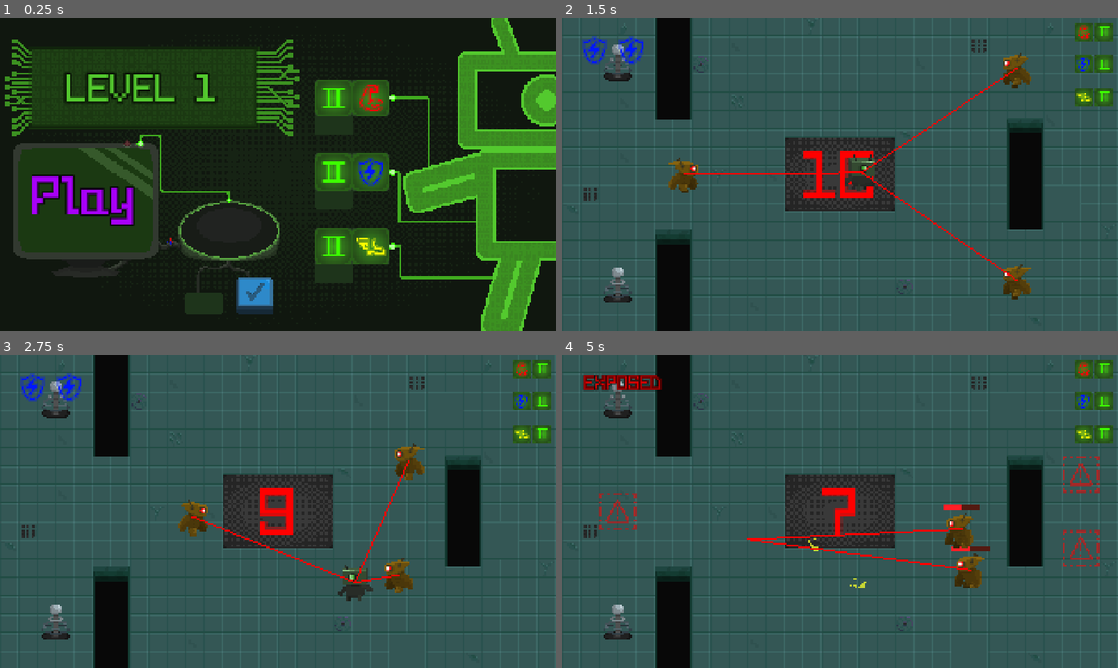
Above: before the commit, frames 1-4 (two rows, left to right).
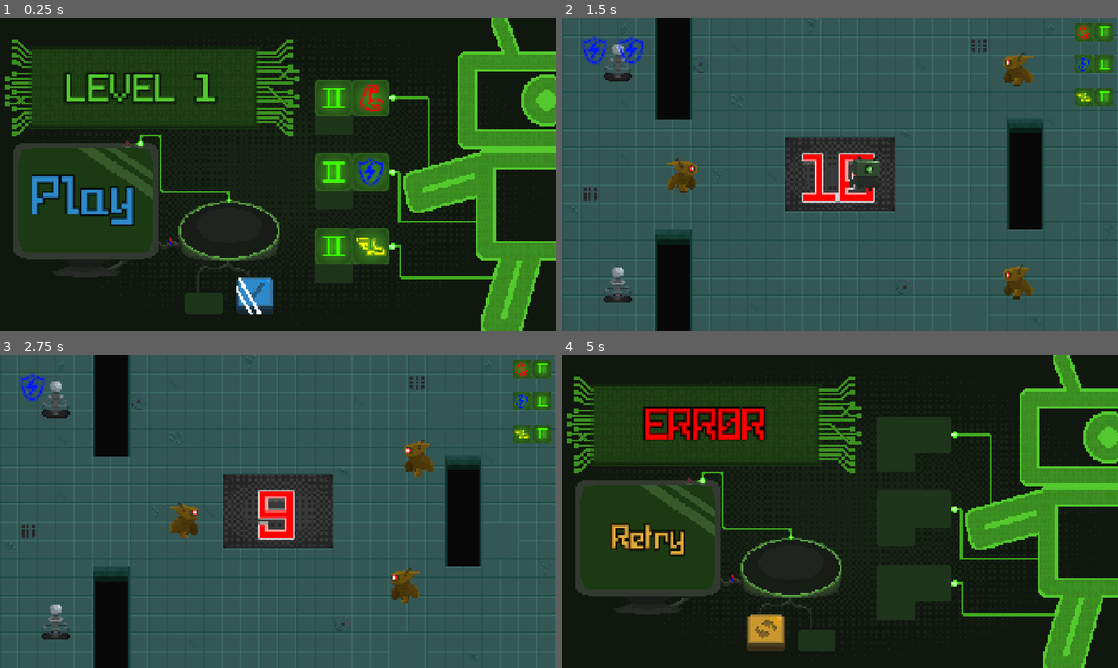
Above: after the commit, the same moments.

Repository: Paul-Sml/GameJam-gmtk2026
Game: Godot game, scene res://main_menu.tscn
Two runs of this game, one before a commit and one after it. Both use one fixed random seed, a clock stepped at 60 frames per second and the inputs below.
Inputs (mouse positions are in pixels of both pictures, inside the frame that each line leads up to):
- Up to frame 1 (0.25 s): no input
- Up to frame 2 (1.5 s): click (817, 296) at 0.5 s; tap Enter at 1.25 s; move the mouse to (962, 158) at 1.27 s; hold Right (right) from 1.28 s (still down); click (962, 158) at 1.35 s
- Up to frame 3 (2.75 s): move the mouse to (166, 527) at 2.02 s; release Right (right) at 2.03 s; hold Down (down) from 2.03 s (still down); click (166, 527) at 2.1 s
- Up to frame 4 (5 s): move the mouse to (895, 442) at 2.77 s; release Down (down) at 2.78 s; hold Right (right) 2.78-3.53 s; click (895, 442) at 2.85 s; move the mouse to (812, 574) at 3.52 s; hold Up (up) 3.53-4.28 s; click (812, 574) at 3.6 s; move the mouse to (1006, 558) at 4.27 s; hold Left (left) from 4.28 s (still down); click (1006, 558) at 4.35 s

The runs differ from the first frame. In frame 1, 1.2% of the frame differs, in the area x 5-47%, y 50-95%; in frame 2, 1.6%; in frame 3, 2.9%; in frame 4, 95%, in the area x 0-100%, y 0-100%.

Commit message:
polish post jam

Diff:
--- a/Entities/Enemies/enemy.gd
+++ b/Entities/Enemies/enemy.gd
@@ -9,7 +9,7 @@
 @export var speed: float = 250.0
 var knockback_velocity: Vector2 = Vector2.ZERO
 const KNOCKBACK_POWER: float = 1200
-@export var bounce_factor: float = 0.3
+@export var bounce_factor: float = 0.4
 
 var player: Node2D = null
 
--- a/Entities/Enemies/enemy.tscn
+++ b/Entities/Enemies/enemy.tscn
@@ -11,8 +11,8 @@
 [sub_resource type="StyleBoxFlat" id="StyleBoxFlat_vepnw"]
 bg_color = Color(1, 0.11764706, 0.14901961, 1)
 
-[sub_resource type="RectangleShape2D" id="RectangleShape2D_q5eq1"]
-size = Vector2(128, 128)
+[sub_resource type="RectangleShape2D" id="RectangleShape2D_a0u86"]
+size = Vector2(100, 100)
 
 [sub_resource type="AtlasTexture" id="AtlasTexture_4jf10"]
 atlas = ExtResource("2_4jf10")
@@ -78,13 +78,19 @@
 "speed": 5.0
 }]
 
+[sub_resource type="RectangleShape2D" id="RectangleShape2D_q5eq1"]
+size = Vector2(128, 128)
+
+[sub_resource type="RectangleShape2D" id="RectangleShape2D_oesqq"]
+size = Vector2(100, 100)
+
 [node name="Enemy" type="CharacterBody2D" unique_id=711083395 groups=["enemies"]]
 z_index = 1
 collision_layer = 8
 collision_mask = 8
 motion_mode = 1
 script = ExtResource("1_6rqwt")
-speed = 200.0
+speed = 180.0
 
 [node name="ProgressBar" type="ProgressBar" parent="." unique_id=1841249340]
 unique_name_in_owner = true
@@ -101,7 +107,7 @@
 show_percentage = false
 
 [node name="CollisionShape2D" type="CollisionShape2D" parent="." unique_id=249277601]
-shape = SubResource("RectangleShape2D_q5eq1")
+shape = SubResource("RectangleShape2D_a0u86")
 
 [node name="Sprite" type="AnimatedSprite2D" parent="." unique_id=562180700]
 unique_name_in_owner = true
@@ -126,10 +132,9 @@
 metadata/_custom_type_script = "uid://bdptp85u1de4u"
 
 [node name="CollisionShape2D" type="CollisionShape2D" parent="Hitbox" unique_id=1710623748]
-shape = SubResource("RectangleShape2D_q5eq1")
+shape = SubResource("RectangleShape2D_oesqq")
 
 [node name="NavigationAgent2D" type="NavigationAgent2D" parent="." unique_id=2088043151]
 unique_name_in_owner = true
 path_desired_distance = 0.1
 target_desired_distance = 0.1
-debug_enabled = true
--- a/Entities/Enemies/projectile.tscn
+++ b/Entities/Enemies/projectile.tscn
@@ -83,10 +83,10 @@
 
 [node name="Sprite2D" type="AnimatedSprite2D" parent="." unique_id=1358740519]
 rotation = 1.5707964
-scale = Vector2(4, 4)
+scale = Vector2(8, 8)
 sprite_frames = SubResource("SpriteFrames_h8c8n")
 autoplay = "default"
-frame_progress = 0.3092488
+frame_progress = 0.4505807
 
 [node name="Hurtbox" type="Area2D" parent="." unique_id=1935350998]
 collision_layer = 0
--- a/Entities/Enemies/self_projectile.tscn
+++ b/Entities/Enemies/self_projectile.tscn
@@ -5,7 +5,7 @@
 [ext_resource type="Texture2D" uid="uid://d0p4l1j1ysfor" path="res://Assets/Characters/Self-Flash-Sheet.png" id="3_s0o5n"]
 
 [sub_resource type="CircleShape2D" id="CircleShape2D_5mfqg"]
-radius = 64.0
+radius = 32.0
 
 [sub_resource type="AtlasTexture" id="AtlasTexture_4xwuc"]
 atlas = ExtResource("3_s0o5n")
@@ -75,6 +75,7 @@
 damage = 2
 isPlayer = true
 destroy_on_contact = true
+isNeg = true
 metadata/_custom_type_script = "uid://bdptp85u1de4u"
 
 [node name="CollisionShape2D" type="CollisionShape2D" parent="Hitbox" unique_id=706705197]
@@ -83,7 +84,7 @@
 
 [node name="Sprite2D" type="AnimatedSprite2D" parent="." unique_id=1358740519]
 rotation = 1.5707964
-scale = Vector2(4, 4)
+scale = Vector2(2, 2)
 sprite_frames = SubResource("SpriteFrames_s0o5n")
 autoplay = "default"
 frame_progress = 0.5899304
--- a/Entities/Player/Player.tscn
+++ b/Entities/Player/Player.tscn
@@ -73,7 +73,7 @@
 }]
 
 [sub_resource type="RectangleShape2D" id="RectangleShape2D_h8c8n"]
-size = Vector2(128, 128)
+size = Vector2(100, 100)
 
 [sub_resource type="RectangleShape2D" id="RectangleShape2D_vepnw"]
 size = Vector2(224, 160)
--- a/Entities/Player/player.gd
+++ b/Entities/Player/player.gd
@@ -27,20 +27,6 @@
 func _physics_process(delta: float) -> void:
 	attacking()
 	movement(delta)
-
-var teleport_distance_max: float:
-	get:
-		return 1000.0 if PlayerStats.resource.speed == -2 else 600.0
-
-var teleport_charge_rate: float:
-	get:
-		return 1000.0 if PlayerStats.resource.speed == -2 else 600.0
-
-var is_charging_teleport: bool = false
-var teleport_hold_time: float = 0.0
-var teleport_direction: Vector2 = Vector2.ZERO
-var teleport_ghost: Sprite2D = null
-
 
 func movement(delta: float) -> void:
 	if knockback_velocity.length() > 0:
@@ -83,18 +69,13 @@
 	%Sprite2D2.flip_h = velocity.x < 0
 	%Sprite2D2.position.x = abs(%Sprite2D2.position.x) * (1 if velocity.x >= 0 else -1)
 
-@export var teleport_distance: float = 360.0
-@export var teleport_cooldown_duration: float = 1.0
-
-var teleport_cooldown: float = 0.0
-
-
 var dash_distance_max: float:
 	get:
-		return 450.0 if PlayerStats.resource.speed == -2 else 300.0
-@export var dash_speed: float = 2400.0
-@export var dash_cooldown_duration: float = 0.5
-@export var ghost_spawn_interval: float = 0.02
+		#return 450.0 if PlayerStats.resource.speed == -2 else 300.0
+		return 420
+@export var dash_speed: float = 2000.0
+@export var dash_cooldown_duration: float = 0.4
+@export var ghost_spawn_interval: float = 0.035
 
 var dash_cooldown: float = 0.0
 var is_dashing: bool = false
@@ -134,20 +115,35 @@
 	dash_traveled = 0.0
 	ghost_timer = 0.0
 	is_invincible = true
+	a_sprite.modulate = Color(0.55, 0.9, 1.0, 1.0)*3
 
 	spawn_delayed_dash_projectile(direction, global_position)
 
+@export var projectile_spawn_offset: float = 128.0
+@export var projectile_convergence_angle: float = 14.0
 
 func spawn_delayed_dash_projectile(direction: Vector2, start_position: Vector2) -> void:
-	await get_tree().create_timer(0.5).timeout
-
-	var projectile := SELF_PROJECTILE.instantiate()
-	projectile.rotation = direction.angle()
-	get_parent().add_child(projectile)
-	projectile.global_position = start_position
-
-	if projectile.has_method("launch"):
-		projectile.launch(direction, dash_distance_max - 64, dash_speed)
+	await get_tree().create_timer(0.25).timeout
+
+	var perpendicular: Vector2 = direction.rotated(PI / 2)
+	var travel_distance: float = dash_distance_max - 64
+
+	var offsets: Array[float] = [-projectile_spawn_offset, 0.0, projectile_spawn_offset]
+
+	for offset in offsets:
+		var spawn_position: Vector2 = start_position + perpendicular * offset
+
+		# Angle vers le centre proportionnel au décalage (signe opposé à l'offset pour converger)
+		var angle_sign: float = -sign(offset)
+		var travel_direction: Vector2 = direction.rotated(deg_to_rad(projectile_convergence_angle * angle_sign))
+
+		var projectile := SELF_PROJECTILE.instantiate()
+		projectile.rotation = travel_direction.angle()
+		get_parent().add_child(projectile)
+		projectile.global_position = spawn_position
+
+		if projectile.has_method("launch"):
+			projectile.launch(travel_direction, travel_distance, dash_speed)
 
 func perform_dash_step(delta: float) -> void:
 	var move_amount: float = dash_speed * delta
@@ -171,6 +167,13 @@
 	velocity = Vector2.ZERO
 	dash_cooldown = dash_cooldown_duration
 	resolve_dash_overlap(dash_direction)
+	check_post_dash_overlap()
+	a_sprite.modulate = Color(1.0, 1.0, 1.0, 1.0)
+
+func check_post_dash_overlap() -> void:
+	for area in $HurtBox.get_overlapping_areas():
+		if area is Hitbox:  # adapte selon ta structure
+			receive_attack(area)
 
 func resolve_dash_overlap(direction: Vector2) -> void:
 	var step: float = 4.0
@@ -190,6 +193,7 @@
 	ghost_sprite.frame = ghost.frame
 	ghost_sprite.flip_h = ghost.flip_h
 	ghost_sprite.scale = Vector2(4, 4)
+	ghost_sprite.modulate = Color(0.55, 0.9, 1.0, 1.0)*3
 	ghost_sprite.modulate.a = 0.5
 	get_parent().add_child(ghost_sprite)
 	ghost_sprite.global_position = global_position
@@ -216,7 +220,7 @@
 		hit_box.monitorable = true
 
 		var attack_direction: Vector2 = Vector2.RIGHT.rotated(hit_box.rotation)
-		knockback_velocity += attack_direction * ATTACK_LUNGE_POWER
+		#knockback_velocity += attack_direction * ATTACK_LUNGE_POWER
 
 		await get_tree().create_timer(ATTACK_DURATION).timeout # TODO : Real timer
 		hit_box.visible = false
@@ -273,3 +277,5 @@
 	await get_tree().create_timer(INVINCIBILITY_DURATION).timeout
 	is_invincible = false
 	a_sprite.modulate.a = 1.0
+
+	check_post_dash_overlap()
--- a/Entities/hitbox.gd
+++ b/Entities/hitbox.gd
@@ -10,6 +10,7 @@
 @export var isPlayer: bool = false
 @export var destroy_on_contact: bool = false
 @export var push_from_center: bool = false
+@export var isNeg: bool = false
 
 func _ready() -> void:
 	monitoring = false
--- a/Entities/hurtbox.gd
+++ b/Entities/hurtbox.gd
@@ -1,5 +1,8 @@
 extends Area2D
 class_name Hurtbox
+
+var neg_hit_cooldown: bool = false
+const NEG_HIT_COOLDOWN_DURATION: float = 0.2
 
 func _ready() -> void:
 	monitorable = false
@@ -9,8 +12,15 @@
 	if hitbox == null:
 		return
 
+	if hitbox.isNeg:
+		if neg_hit_cooldown:
+			return
+		neg_hit_cooldown = true
+		start_neg_hit_cooldown()
+
 	if owner.has_method("receive_attack"):
 		owner.receive_attack(hitbox)
 
-	#if hitbox.destroy_on_contact:
-		#hitbox.owner.queue_free()
+func start_neg_hit_cooldown() -> void:
+	await get_tree().create_timer(NEG_HIT_COOLDOWN_DURATION).timeout
+	neg_hit_cooldown = false
--- a/Maps/level-1.tscn
+++ b/Maps/level-1.tscn
@@ -8,8 +8,8 @@
 [ext_resource type="Texture2D" uid="uid://bbec8b3iryqf6" path="res://Assets/LD/level-1.png" id="6_4b8f5"]
 
 [sub_resource type="NavigationPolygon" id="NavigationPolygon_4b8f5"]
-vertices = PackedVector2Array(-706, 474, -894, 474, -894, 386, -706, 386, -706, -386, -894, -386, -894, -474, -706, -474, 642, 322, 894, 474, -446, 474, 446, 322, …(179 unchanged characters)…
-polygons = Array[PackedInt32Array]([PackedInt32Array(0, 1, 2, 3), PackedInt32Array(4, 5, 6, 7), PackedInt32Array(8, 9, 10, 11), PackedInt32Array(12, 11, 10), PackedInt32Array(13, 12, 10), PackedInt32Array(14, 15, 16, 11), PackedInt32Array(17, 9, 8, 18), PackedInt32Array(19, 17, 18, 16), PackedInt32Array(19, 16, 15), PackedInt32Array(19, 15, 20), PackedInt32Array(13, 10, 21, 22), PackedInt32Array(23, 19, 20, 24), PackedInt32Array(11, 12, 25), PackedInt32Array(14, 11, 25), PackedInt32Array(24, 14, 25, 22), PackedInt32Array(23, 24, 22, 21), PackedInt32Array(23, 21, 26, 27)])
+vertices = PackedVector2Array(642, 322, 894, 474, -446, 474, 446, 322, …(179 unchanged characters)…
+polygons = Array[PackedInt32Array]([PackedInt32Array(0, 1, 2, 3), PackedInt32Array(4, 3, 2), PackedInt32Array(5, 4, 2), PackedInt32Array(6, 7, 8, 3), PackedInt32Array(9, 1, 0, 10), PackedInt32Array(11, 9, 10, 8), PackedInt32Array(11, 8, 7), PackedInt32Array(11, 7, 12), PackedInt32Array(5, 2, 13, 14), PackedInt32Array(15, 11, 12, 16), PackedInt32Array(3, 4, 17), PackedInt32Array(6, 3, 17), PackedInt32Array(16, 6, 17, 14), PackedInt32Array(15, 16, 14, 13), PackedInt32Array(15, 13, 18, 19)])
 outlines = Array[PackedVector2Array]([PackedVector2Array(-960, -540, -960, 540, 960, 540, 960, -540)])
 agent_radius = 66.0
 
@@ -77,27 +77,31 @@
 position = Vector2(-384, 384)
 
 [node name="Enemy12" parent="Wave2" unique_id=388781700 instance=ExtResource("2_qfrtj")]
+position = Vector2(320, 0)
+
+[node name="Turret" parent="Wave2" unique_id=1425931070 instance=ExtResource("2_n4ryr")]
+position = Vector2(832, 0)
+
+[node name="Turret2" parent="Wave2" unique_id=2107325451 instance=ExtResource("2_n4ryr")]
 position = Vector2(-832, 0)
-
-[node name="Turret" parent="Wave2" unique_id=1425931070 instance=ExtResource("2_n4ryr")]
-position = Vector2(896, 0)
 
 [node name="Wave3" type="Node2D" parent="." unique_id=1256098576]
 process_mode = 4
 
 [node name="Enemy9" parent="Wave3" unique_id=2031404719 instance=ExtResource("2_qfrtj")]
-position = Vector2(832, -384)
+position = Vector2(768, -320)
 
 [node name="Enemy10" parent="Wave3" unique_id=1816728558 instance=ExtResource("2_qfrtj")]
-position = Vector2(832, 384)
+position = Vector2(768, 320)
 
 [node name="Enemy12" parent="Wave3" unique_id=376458170 instance=ExtResource("2_qfrtj")]
-position = Vector2(-320, 448)
+position = Vector2(-384, 448)
 
 [node name="Enemy13" parent="Wave3" unique_id=763335781 instance=ExtResource("2_qfrtj")]
-position = Vector2(-320, -448)
+position = Vector2(-384, -448)
 
 [node name="Enemy14" parent="Wave3" unique_id=1527990809 instance=ExtResource("2_qfrtj")]
+position = Vector2(-256, 0)
 
 [node name="NavigationRegion2D" type="NavigationRegion2D" parent="." unique_id=1011532762]
 unique_name_in_owner = true
@@ -208,6 +212,16 @@
 position = Vector2(-80, -8)
 shape = SubResource("RectangleShape2D_n4ryr")
 
+[node name="NavigationObstacle2D" type="NavigationObstacle2D" parent="NavigationRegion2D" unique_id=416877627]
+position = Vector2(-895, 385)
+vertices = PackedVector2Array(0, 0, 190, 0, 190, 90, 0, 90)
+affect_navigation_mesh = true
+
+[node name="NavigationObstacle2D2" type="NavigationObstacle2D" parent="NavigationRegion2D" unique_id=1503774786]
+position = Vector2(-895, -475)
+vertices = PackedVector2Array(0, 0, 190, 0, 190, 90, 0, 90)
+affect_navigation_mesh = true
+
 [node name="TvScreen" type="Sprite2D" parent="." unique_id=2116064299]
 visible = false
 texture = ExtResource("4_b13y3")
--- a/Maps/level0.tscn
+++ b/Maps/level0.tscn
@@ -53,7 +53,7 @@
 position = Vector2(121, 121)
 
 [node name="Turret" parent="Enemies" unique_id=711083395 instance=ExtResource("2_8bftq")]
-position = Vector2(583, -121)
+position = Vector2(519, -121)
 
 [node name="Enemy14" parent="Enemies" unique_id=1630420420 instance=ExtResource("2_drhl5")]
 position = Vector2(711, 135)
@@ -71,19 +71,16 @@
 process_mode = 4
 
 [node name="Enemy9" parent="Wave2" unique_id=1993288384 instance=ExtResource("2_drhl5")]
-position = Vector2(0, 448)
+position = Vector2(448, 448)
 
 [node name="Enemy11" parent="Wave2" unique_id=426720974 instance=ExtResource("2_drhl5")]
-position = Vector2(-896, 0)
+position = Vector2(-832, 448)
 
 [node name="Enemy10" parent="Wave2" unique_id=959553347 instance=ExtResource("2_drhl5")]
-position = Vector2(704, 256)
-
-[node name="Enemy12" parent="Wave2" unique_id=1941760182 instance=ExtResource("2_drhl5")]
-position = Vector2(-320, 0)
+position = Vector2(832, -256)
 
 [node name="Turret" parent="Wave2" unique_id=1260108479 instance=ExtResource("2_8bftq")]
-position = Vector2(-896, -448)
+position = Vector2(-832, -448)
 
 [node name="Wave3" type="Node2D" parent="." unique_id=619061409]
 process_mode = 4
--- a/Maps/level1.tscn
+++ b/Maps/level1.tscn
@@ -59,10 +59,10 @@
 process_mode = 4
 
 [node name="Enemy8" parent="Wave2" unique_id=1285911448 instance=ExtResource("2_mqbrx")]
-position = Vector2(832, -128)
+position = Vector2(448, -384)
 
 [node name="Enemy9" parent="Wave2" unique_id=711175824 instance=ExtResource("2_mqbrx")]
-position = Vector2(832, 128)
+position = Vector2(448, 384)
 
 [node name="Enemy10" parent="Wave2" unique_id=642678354 instance=ExtResource("2_mqbrx")]
 position = Vector2(-768, 0)
@@ -140,7 +140,7 @@
 texture = ExtResource("4_cokd3")
 
 [node name="Timer" type="Timer" parent="." unique_id=336909630]
-wait_time = 2.5
+wait_time = 5.0
 one_shot = true
 autostart = true
 
--- a/ScoreScreen.tscn
+++ b/ScoreScreen.tscn
@@ -19,7 +19,7 @@
 offset_top = -475.0
 offset_right = -115.0
 offset_bottom = -130.0
-theme_override_colors/font_color = Color(1, 0, 0, 1)
+theme_override_colors/font_color = Color(0.3137255, 1, 0.3137255, 1)
 theme_override_constants/outline_size = 32
 theme_override_font_sizes/font_size = 211
 text = "SC0RE : "
--- a/UI/Timer/timer.tscn
+++ b/UI/Timer/timer.tscn
@@ -28,10 +28,14 @@
 anchors_preset = 15
 anchor_right = 1.0
 anchor_bottom = 1.0
+offset_top = 9.0
+offset_bottom = 9.0
 grow_horizontal = 2
 grow_vertical = 2
 theme_override_colors/font_color = Color(1, 0, 0, 1)
+theme_override_colors/font_outline_color = Color(1, 1, 1, 1)
 theme_override_constants/line_spacing = 0
+theme_override_constants/outline_size = 30
 theme_override_font_sizes/font_size = 320
 text = "15"
 horizontal_alignment = 1
--- /dev/null
+++ b/UI/button_shine.gdshader
@@ -0,0 +1,40 @@
+shader_type canvas_item;
+
+uniform sampler2D main_color;
+uniform float shine_size : hint_range(0.01, 1.0, 0.01) = 0.04;
+uniform float shine_angle : hint_range(0.0, 89.9, 0.1) = 75.0;
+uniform float shine_speed : hint_range(0.0, 5.0, 0.01) = 1.1;
+uniform float shine_spacing : hint_range(0.0, 1.0, 0.01) = 0.12;
+uniform bool shine_active = true;
+
+float scale(float value, float inMin, float inMax, float outMin, float outMax) {
+    return (value - inMin) * (outMax - outMin) / (inMax - inMin) + outMin;
+}
+
+void fragment() {
+    vec2 pixelation = 1.0 / TEXTURE_PIXEL_SIZE;
+    vec2 pixelated_uv = floor(UV * pixelation) / pixelation;
+    COLOR = texture(TEXTURE, UV);
+
+    float slope = tan(radians(shine_angle));
+
+    float base_progress;
+    if (shine_active) {
+        base_progress = mod(TIME * shine_speed, 3.0);
+    } else {
+        base_progress = 2.0;
+    }
+
+    float progress1 = scale(base_progress, 0.0, 1.0, -1.0 - shine_size - shine_size * slope, 1.0 * slope + shine_size + shine_size * slope);
+    float shine_distance1 = (slope * pixelated_uv.x - pixelated_uv.y - progress1) / (sqrt(slope * slope + 1.0));
+    float shine1 = step(shine_distance1, shine_size) - step(shine_distance1, -shine_size);
+
+    float progress2 = scale(base_progress + shine_spacing, 0.0, 1.0, -1.0 - shine_size - shine_size * slope, 1.0 * slope + shine_size + shine_size * slope);
+    float shine_distance2 = (slope * pixelated_uv.x - pixelated_uv.y - progress2) / (sqrt(slope * slope + 1.0));
+    float shine2 = step(shine_distance2, shine_size) - step(shine_distance2, -shine_size);
+
+    float total_shine = max(shine1, shine2);
+
+    vec4 white = vec4(1.0, 1.0, 1.0, 1.0);
+    COLOR.rgb = mix(COLOR.rgb, white.rgb, total_shine * white.a);
+}
--- a/UI/level_down_menu.gd
+++ b/UI/level_down_menu.gd
@@ -23,9 +23,11 @@
 	if amount > 0:
 		button.texture_normal = BUTTON_POS
 		button.texture_pressed = BUTTON_POS_PRESSED
+		button.get_material().set_shader_parameter("shine_active", false)
 	else:
 		button.texture_normal = BUTTON_NEG
 		button.texture_pressed = BUTTON_NEG_PRESSED
+		button.get_material().set_shader_parameter("shine_active", true)
 	if amount == -2:
 		button.disabled = true
 		button.modulate = Color(1, 1, 1, 0)
--- a/UI/level_down_menu.tscn
+++ b/UI/level_down_menu.tscn
@@ -9,11 +9,36 @@
 [ext_resource type="Texture2D" uid="uid://b4fqnx64omj62" path="res://Assets/LevelDownMenu/ButtonOk.png" id="7_sin7p"]
 [ext_resource type="Texture2D" uid="uid://ll12s28ac6hm" path="res://Assets/LevelDownMenu/ButtonOkPressed.png" id="8_35pf5"]
 [ext_resource type="Texture2D" uid="uid://cdn3hop83k8h4" path="res://Assets/LevelDownMenu/ButtonPos.png" id="9_0r26s"]
+[ext_resource type="Shader" uid="uid://sywqc8fevsrp" path="res://UI/button_shine.gdshader" id="9_kms23"]
 [ext_resource type="Texture2D" uid="uid://biv2iyx4ebhnh" path="res://Assets/LevelDownMenu/ButtonPosPressed.png" id="10_ehsoa"]
 [ext_resource type="Texture2D" uid="uid://db43y5yw30l58" path="res://Assets/LevelDownMenu/Icon2.png" id="10_rr061"]
 [ext_resource type="Texture2D" uid="uid://bjyyj5wn6ft8s" path="res://Assets/LevelDownMenu/Icon1.png" id="11_kms23"]
 [ext_resource type="Texture2D" uid="uid://d4e7qup837qpe" path="res://Assets/LevelDownMenu/Icon3.png" id="12_d0acn"]
 [ext_resource type="Texture2D" uid="uid://elrgds6ncplm" path="res://Assets/LevelDownMenu/LevelDownAnimGlitch-Sheet.png" id="13_rg21y"]
+
+[sub_resource type="ShaderMaterial" id="ShaderMaterial_4b8f5"]
+shader = ExtResource("9_kms23")
+shader_parameter/shine_size = 0.03999999910592
+shader_parameter/shine_angle = 75.00000111759
+shader_parameter/shine_speed = 1.1
+shader_parameter/shine_spacing = 0.11999999731776
+shader_parameter/shine_active = true
+
+[sub_resource type="ShaderMaterial" id="ShaderMaterial_kms23"]
+shader = ExtResource("9_kms23")
+shader_parameter/shine_size = 0.04
+shader_parameter/shine_angle = 75.0
+shader_parameter/shine_speed = 1.1
+shader_parameter/shine_spacing = 0.12
+shader_parameter/shine_active = true
+
+[sub_resource type="ShaderMaterial" id="ShaderMaterial_d0acn"]
+shader = ExtResource("9_kms23")
+shader_parameter/shine_size = 0.04
+shader_parameter/shine_angle = 75.0
+shader_parameter/shine_speed = 1.1
+shader_parameter/shine_spacing = 0.12
+shader_parameter/shine_active = true
 
 [sub_resource type="StyleBoxEmpty" id="StyleBoxEmpty_35pf5"]
 
@@ -245,6 +270,7 @@
 
 [node name="StrengthButton" type="TextureButton" parent="Menuing/VBoxContainer2/Strength/TickableCounter" unique_id=1585916686]
 unique_name_in_owner = true
+material = SubResource("ShaderMaterial_4b8f5")
 custom_minimum_size = Vector2(0, 16)
 custom_maximum_size = Vector2(-1, 16)
 layout_mode = 2
@@ -281,6 +307,7 @@
 
 [node name="ArmorButton" type="TextureButton" parent="Menuing/VBoxContainer2/Armor/TickableCounter" unique_id=517934494]
 unique_name_in_owner = true
+material = SubResource("ShaderMaterial_kms23")
 custom_minimum_size = Vector2(0, 16)
 custom_maximum_size = Vector2(-1, 16)
 layout_mode = 2
@@ -317,6 +344,7 @@
 
 [node name="SpeedButton" type="TextureButton" parent="Menuing/VBoxContainer2/Speed/TickableCounter" unique_id=1048010615]
 unique_name_in_owner = true
+material = SubResource("ShaderMaterial_d0acn")
 custom_minimum_size = Vector2(0, 16)
 custom_maximum_size = Vector2(-1, 16)
 layout_mode = 2
--- a/main_menu.tscn
+++ b/main_menu.tscn
@@ -4,12 +4,21 @@
 [ext_resource type="Texture2D" uid="uid://sf23pc5djbh3" path="res://Assets/LevelDownMenu/DowngradeBlankMenu.png" id="1_dy7ct"]
 [ext_resource type="Texture2D" uid="uid://b4fqnx64omj62" path="res://Assets/LevelDownMenu/ButtonOk.png" id="2_0o4t1"]
 [ext_resource type="Texture2D" uid="uid://ll12s28ac6hm" path="res://Assets/LevelDownMenu/ButtonOkPressed.png" id="3_0k4wn"]
+[ext_resource type="Shader" uid="uid://sywqc8fevsrp" path="res://UI/button_shine.gdshader" id="3_j5v2v"]
 [ext_resource type="Texture2D" uid="uid://dgutqelicy68q" path="res://Assets/LevelDownMenu/StatLvl2.png" id="4_j5v2v"]
 [ext_resource type="Texture2D" uid="uid://cdn3hop83k8h4" path="res://Assets/LevelDownMenu/ButtonPos.png" id="5_iotk1"]
 [ext_resource type="Texture2D" uid="uid://biv2iyx4ebhnh" path="res://Assets/LevelDownMenu/ButtonPosPressed.png" id="6_w44g7"]
 [ext_resource type="Texture2D" uid="uid://bjyyj5wn6ft8s" path="res://Assets/LevelDownMenu/Icon1.png" id="7_cm266"]
 [ext_resource type="Texture2D" uid="uid://db43y5yw30l58" path="res://Assets/LevelDownMenu/Icon2.png" id="8_g8g3n"]
 [ext_resource type="Texture2D" uid="uid://d4e7qup837qpe" path="res://Assets/LevelDownMenu/Icon3.png" id="9_8u0te"]
+
+[sub_resource type="ShaderMaterial" id="ShaderMaterial_iotk1"]
+shader = ExtResource("3_j5v2v")
+shader_parameter/shine_size = 0.04
+shader_parameter/shine_angle = 60.000000894072
+shader_parameter/shine_speed = 1.1
+shader_parameter/shine_spacing = 0.13999999687072
+shader_parameter/shine_active = true
 
 [node name="MainMenu" type="Node2D" unique_id=1469109682]
 script = ExtResource("1_0o4t1")
@@ -32,7 +41,7 @@
 offset_right = -109.0
 offset_bottom = 54.0
 size_flags_horizontal = 4
-theme_override_colors/font_color = Color(0.65882355, 0, 0.9764706, 1)
+theme_override_colors/font_color = Color(0.18039216, 0.5372549, 0.7882353, 1)
 theme_override_colors/font_outline_color = Color(0, 0, 0, 1)
 theme_override_constants/outline_size = 8
 theme_override_font_sizes/font_size = 64
@@ -89,6 +98,7 @@
 theme_override_constants/separation = 12
 
 [node name="Validate" type="TextureButton" parent="Menuing/ConfirmButtons" unique_id=813896997]
+material = SubResource("ShaderMaterial_iotk1")
 layout_mode = 2
 texture_normal = ExtResource("2_0o4t1")
 texture_pressed = ExtResource("3_0k4wn")
Binary file changed: Assets/Characters/Flash-Sheet.png
Binary file changed: Assets/LD/SpawnWarning.png
Not shown, added: UI/button_shine.gdshader.uid
